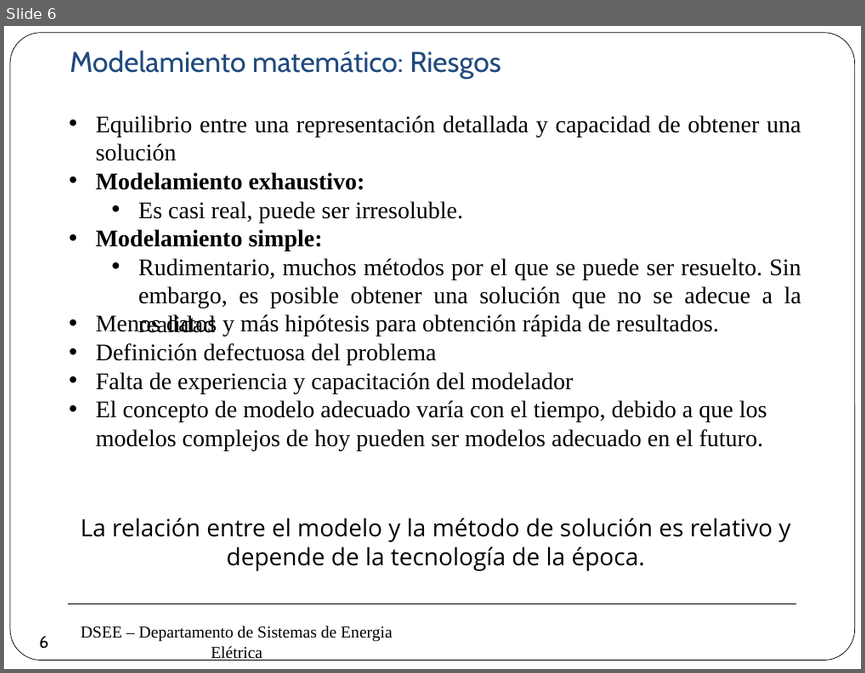
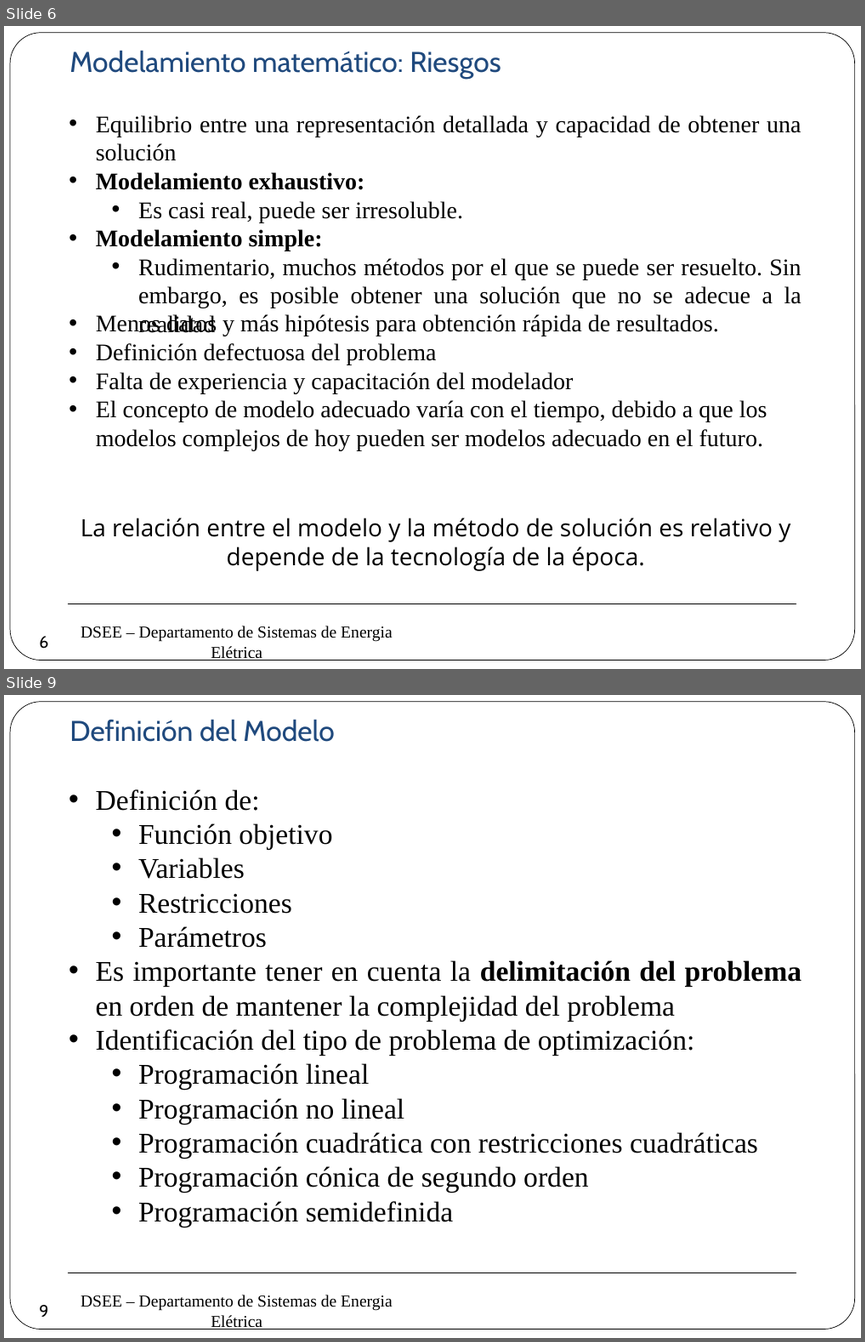
Before and after one commit to erikfilias/Power-Systems-Optimization-using-Julia-Language, a slide deck: 1. Lectures/Introducción a la Optimización aplicada a Sistemas de Energía Eléctrica/Dia 1/2. Modelamiento & Optimización.pptx. Shown one above the other, each under a label of ours: slide 6 before the commit, slides 6 and 9 after it; the slides between them are not shown. The pictures are 865x673 and 865x1342 pixels, drawn with LibreOffice and Linux fonts; fonts in the diff are those of the drawing; background and template pictures are left out. Boxes give left, top, right and bottom in pixels: in the first picture for what was removed or moved away, otherwise in the second. Text is boxed around its words. In the diff, an @@ line names an element or a change of style, - is before the commit and + after.

```diff
--- a/1. Lectures/Introducción a la Optimización aplicada a Sistemas de Energía Eléctrica/Dia 1/2. Modelamiento & Optimización.pptx
+++ b/1. Lectures/Introducción a la Optimización aplicada a Sistemas de Energía Eléctrica/Dia 1/2. Modelamiento & Optimización.pptx
@@ slide 9 added at [4,695,861,1338], background #FFFFFF; not listed: 3 template elements that a slide beside it also shows @@
@@ text added at [69,719,334,742], 24 pt, text #1F497D @@
+Definición del Modelo
@@ text added at [96,789,801,1226], 24 pt, text #000000 @@
+• Definición de:
+  • Función objetivo
+  • Variables
+  • Restricciones
+  • Parámetros
+• Es importante tener en cuenta la delimitación del problema en orden de mantener la complejidad del problema
+• Identificación del tipo de problema de optimización:
+  • Programación lineal
+  • Programación no lineal
+  • Programación cuadrática con restricciones cuadráticas
+  • Programación cónica de segundo orden
+  • Programación semidefinida
@@ page number added at [28,1294,61,1327], 14 pt, text #000000 @@
+9
```
Also in this commit, not shown: 7 other slides added, 2 slides removed.
